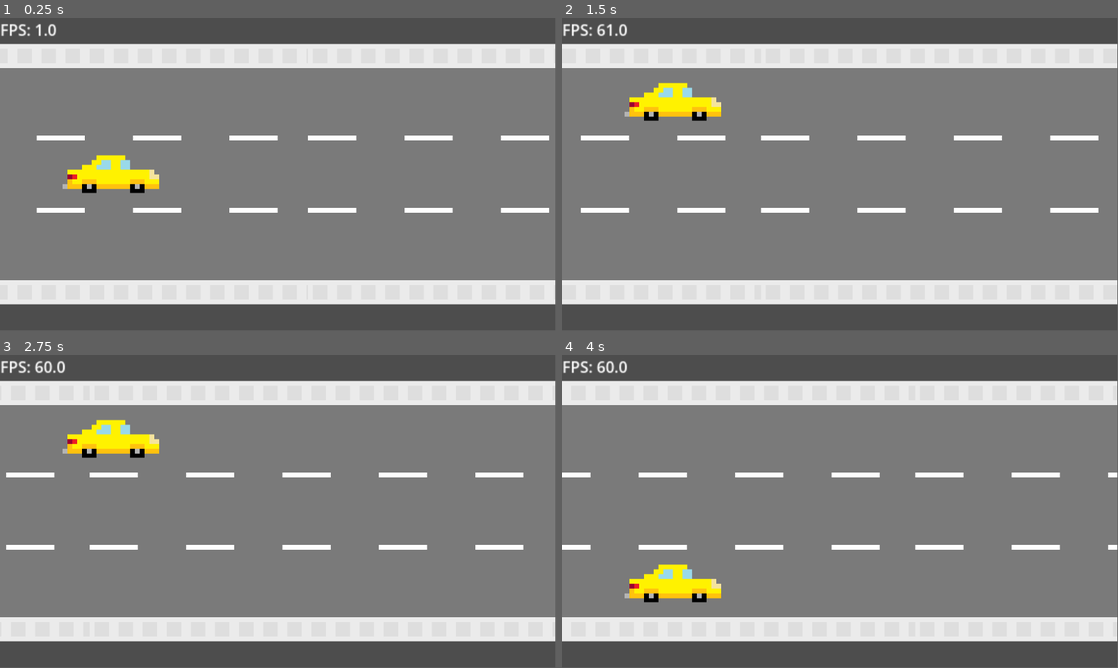
Above: before the commit, frames 1-4 (two rows, left to right).
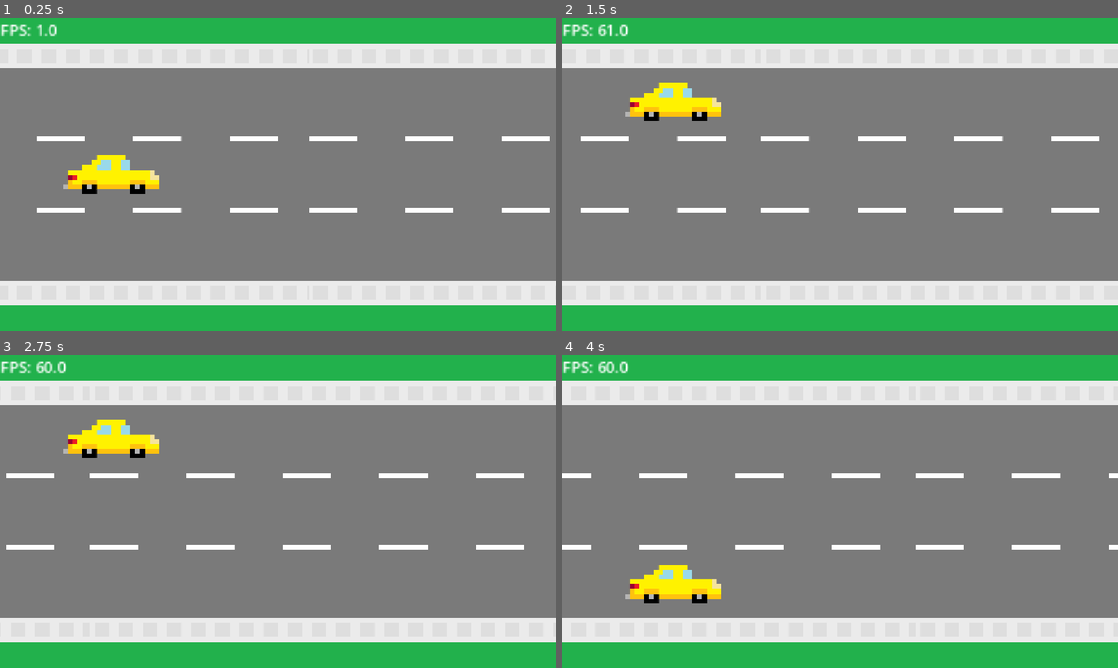
Above: after the commit, the same moments.

Repository: DevEhanTariq/first-game
Game: Godot game, scene res://level.tscn
Same seed, same stepped clock (60 frames per second), same inputs: the game is played once before the commit and once after it.
Inputs:
- Up to frame 1 (0.25 s): no input
- Up to frame 2 (1.5 s): hold W (up) 0.53-1.28 s; hold S (down) from 1.28 s (still down)
- Up to frame 3 (2.75 s): release S (down) at 2.03 s; hold W (up) from 2.03 s (still down)
- Up to frame 4 (4 s): release W (up) at 3.53 s; hold S (down) from 3.53 s (still down)
In our replay, the window is 799x449 before the commit and 800x450 after it. These sizes can differ from the game's own. Grey fills any space a smaller window leaves; there, only what the larger window draws over its background counts as a difference.

The runs differ from the first frame. In frame 1, 18% of the frame differs, in the area x 0-100%, y 0-100%; in frame 2, 18%; in frame 3, 18%; in frame 4, 18%.

Commit message:
New asset & Window resizing
- Added a blank green sprite to act as grass in the "level scene"
- Changed the project settings to allow for a re-sizable window

Diff:
--- a/level.tscn
+++ b/level.tscn
@@ -3,11 +3,17 @@
 [ext_resource type="Script" uid="uid://b16i4suonajoc" path="res://roadGen.gd" id="1_f2txt"]
 [ext_resource type="Texture2D" uid="uid://c3ho1c011kbbp" path="res://Assets/Road.png" id="1_u52ul"]
 [ext_resource type="Script" uid="uid://bbyyxppy7obu1" path="res://roadMovment.gd" id="2_0b4ue"]
+[ext_resource type="Texture2D" uid="uid://oy5aje7k8d04" path="res://Assets/Grass.png" id="2_1ainy"]
 [ext_resource type="PackedScene" uid="uid://d038k4uvwogdj" path="res://player.tscn" id="2_vonw3"]
 [ext_resource type="Script" uid="uid://cts3b8c76wtlx" path="res://label.gd" id="3_oi3di"]
 
 [node name="Level" type="Node2D" unique_id=1753858453]
 script = ExtResource("1_f2txt")
+
+[node name="Grass" type="Sprite2D" parent="." unique_id=1991605969]
+position = Vector2(-5, -4.0000076)
+scale = Vector2(1.59, 1.044)
+texture = ExtResource("2_1ainy")
 
 [node name="Road" type="Sprite2D" parent="." unique_id=259059565]
 texture = ExtResource("1_u52ul")
--- a/project.godot
+++ b/project.godot
@@ -14,6 +14,11 @@
 run/main_scene="res://level.tscn"
 config/features=PackedStringArray("4.6", "Forward Plus")
 config/icon="res://icon.svg"
+
+[display]
+
+window/size/mode=2
+window/stretch/mode="canvas_items"
 
 [input]
 
Binary file added: Assets/Grass.png
Not shown, added: Assets/Grass.png.import
